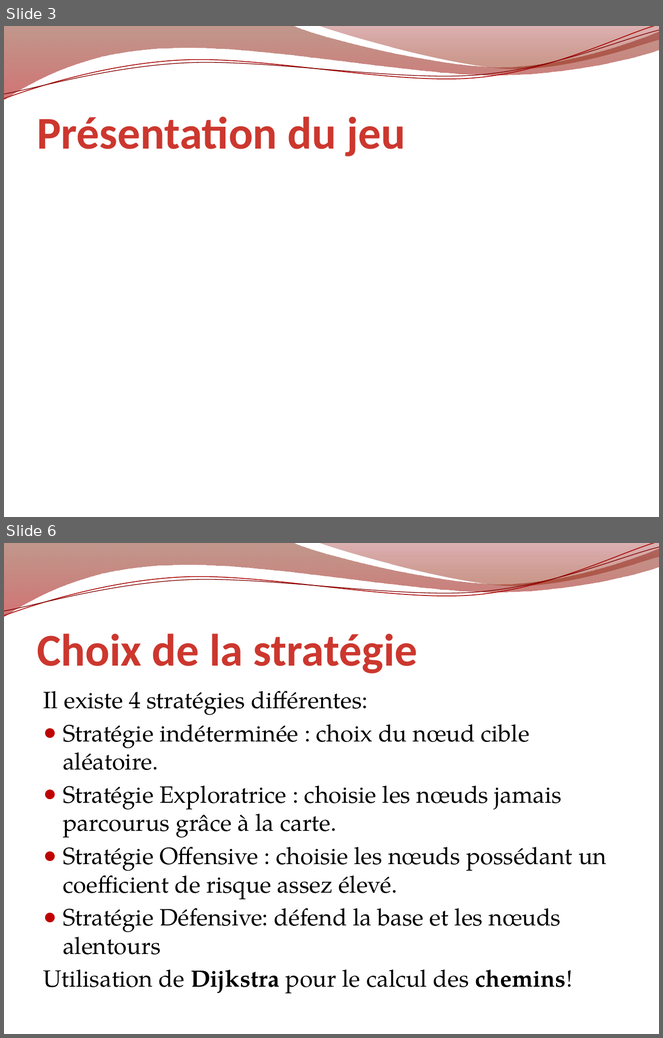
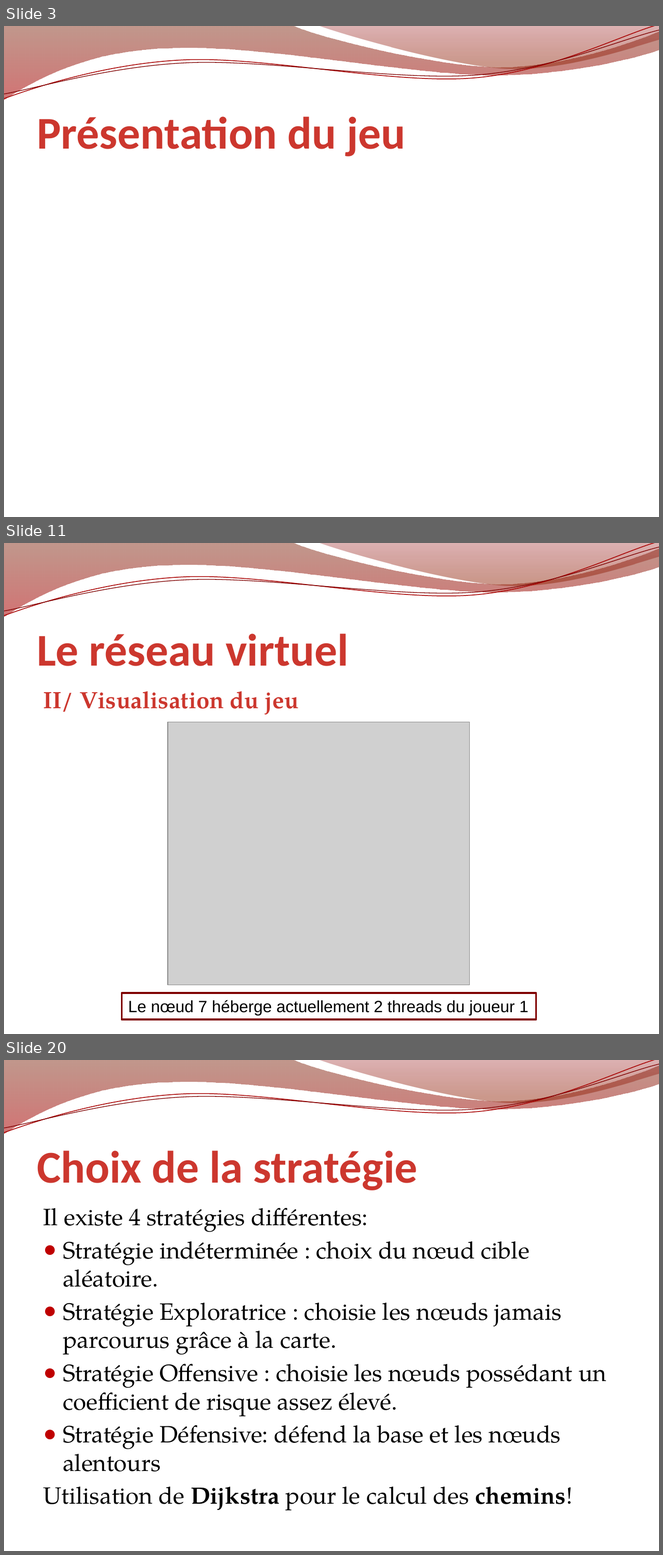
Before and after one commit to erz/voogle, a slide deck: doc/Voogle.pptx. Shown one above the other, each under a label of ours: slides 3 and 6 before the commit, slides 3, 11 and 20 after it; the slides between them are not shown. The pictures are 663x1038 and 663x1555 pixels, drawn with LibreOffice and Linux fonts; fonts in the diff are those of the drawing; grey boxes stand for pictures; background and template pictures are left out. Boxes give left, top, right and bottom in pixels: in the first picture for what was removed or moved away, otherwise in the second. Text is boxed around its words. In the diff, an @@ line names an element or a change of style, - is before the commit and + after.

```diff
--- a/doc/Voogle.pptx
+++ b/doc/Voogle.pptx
@@ slide 11 added at <box>4,543,659,1034</box>, background picture (left out); not listed: 4 template elements that a slide beside it also shows @@
@@ title added at <box>37,633,349,666</box>, 50 pt, text gradient #501100 to #CC372E to #F9EEEE, bold @@
+Le réseau virtuel
@@ text added at <box>43,691,299,715</box>, 26 pt, text gradient #501100 to #CC372E to #F9EEEE, bold @@
+II/ Visualisation du jeu
@@ picture added at <box>168,722,470,985</box> @@
@@ rectangle added at <box>122,994,536,1020</box>, fill #FFFFFF, outline #7F0000 2 pt, 18 pt, text #000000 @@
+Le nœud 7 héberge actuellement 2 threads du joueur 1
@@ what was slide 6 is now slide 20 @@
```
Also in this commit, not shown: 14 other slides added, 1 slide removed.
